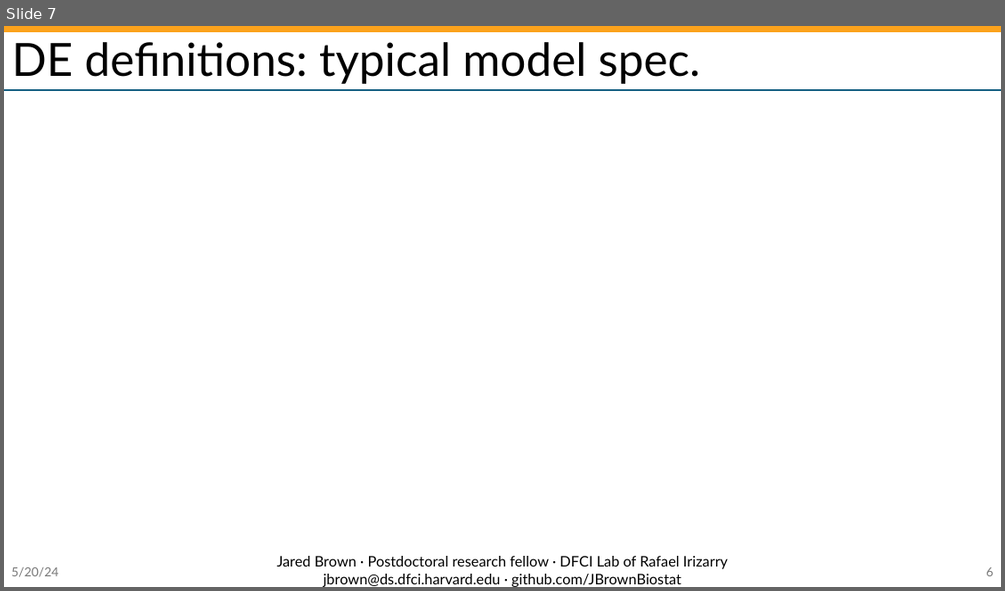
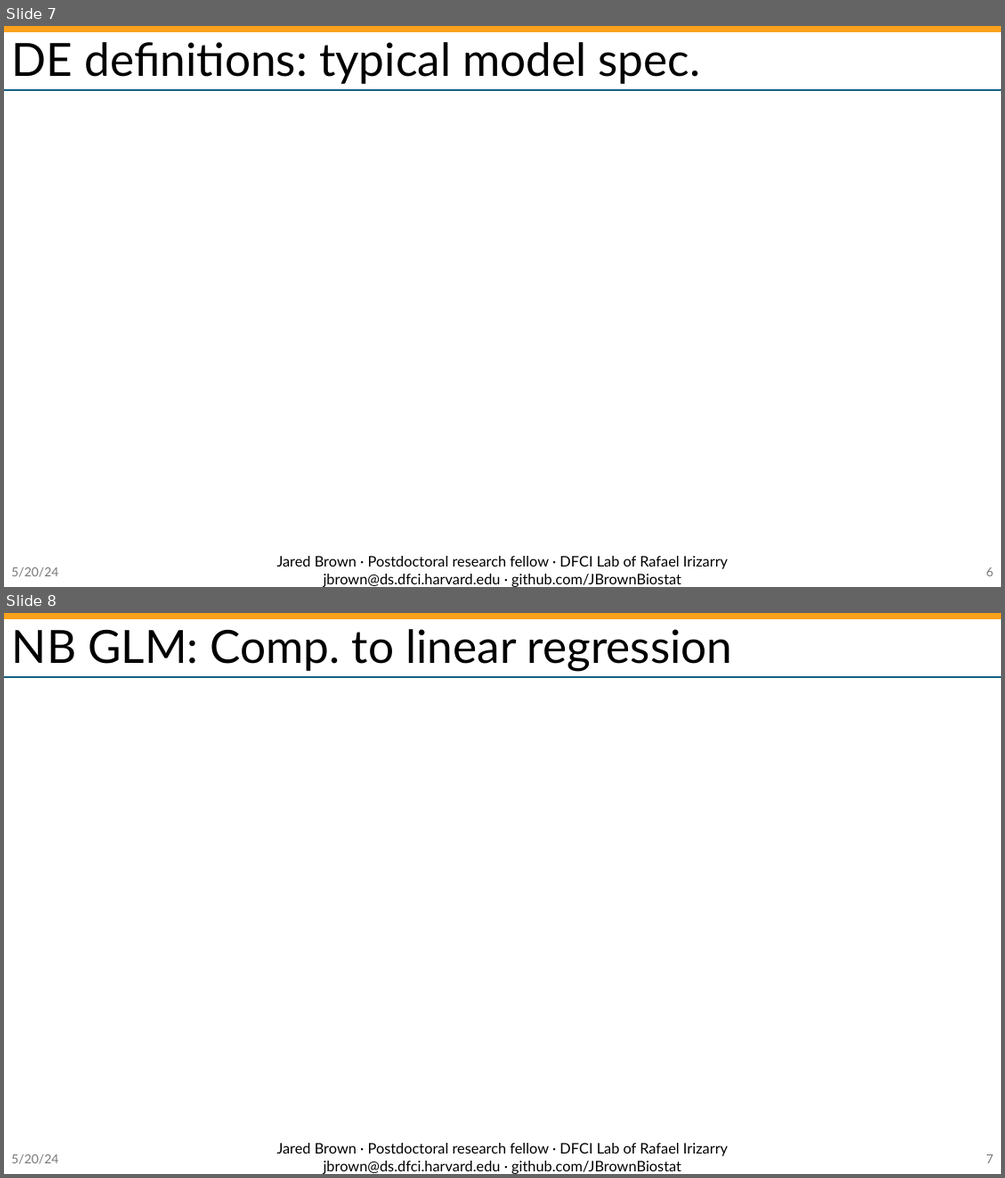
Before and after one commit to JBrownBiostat/DifferentialExpressionTraining_May2024, a slide deck: DeeperDESeqWithShrinkage.pptx. Shown one above the other, each under a label of ours: slide 7 before the commit, slides 7 and 8 after it. The pictures are 1005x591 and 1005x1178 pixels, drawn with LibreOffice and Linux fonts; fonts in the diff are those of the drawing; grey boxes stand for pictures; background and template pictures are left out. Boxes give left, top, right and bottom in pixels: in the first picture for what was removed or moved away, otherwise in the second. Text is boxed around its words. In the diff, an @@ line names an element or a change of style, - is before the commit and + after.

```diff
--- a/DeeperDESeqWithShrinkage.pptx
+++ b/DeeperDESeqWithShrinkage.pptx
@@ slide 8 added at box(4, 613, 1001, 1174), background #FFFFFF; not listed: 2 template elements that a slide beside it also shows @@
@@ title added at box(12, 629, 733, 672), 44 pt, text #000000 @@
+NB GLM: Comp. to linear regression
@@ text added at box(277, 1143, 728, 1174), 14 pt, text #000000 @@
+Jared Brown · Postdoctoral research fellow · DFCI Lab of Rafael Irizarry jbrown@ds.dfci.harvard.edu · github.com/JBrownBiostat
@@ text added at box(11, 1154, 58, 1164), 12 pt, text #797979 @@
+5/20/24
@@ page number added at box(986, 1154, 993, 1163), 12 pt, text #797979 @@
+7
```
Also in this commit, not shown: 1 slide changed, 6 other slides added, 2 other files.
